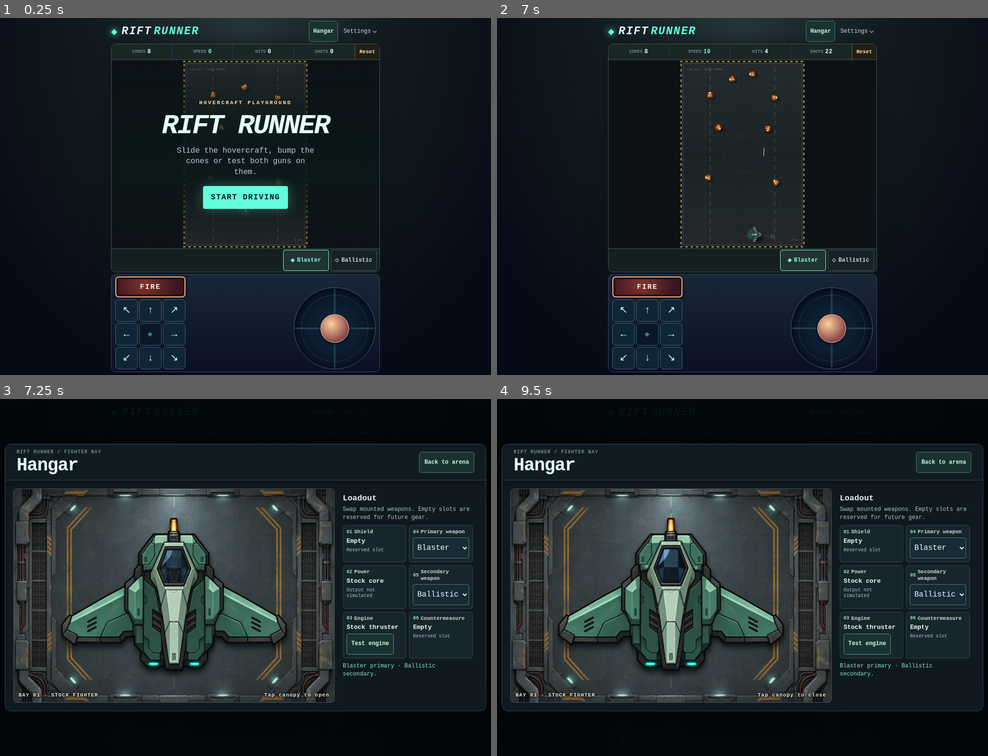
Above: before the commit, frames 1-4 (two rows, left to right).
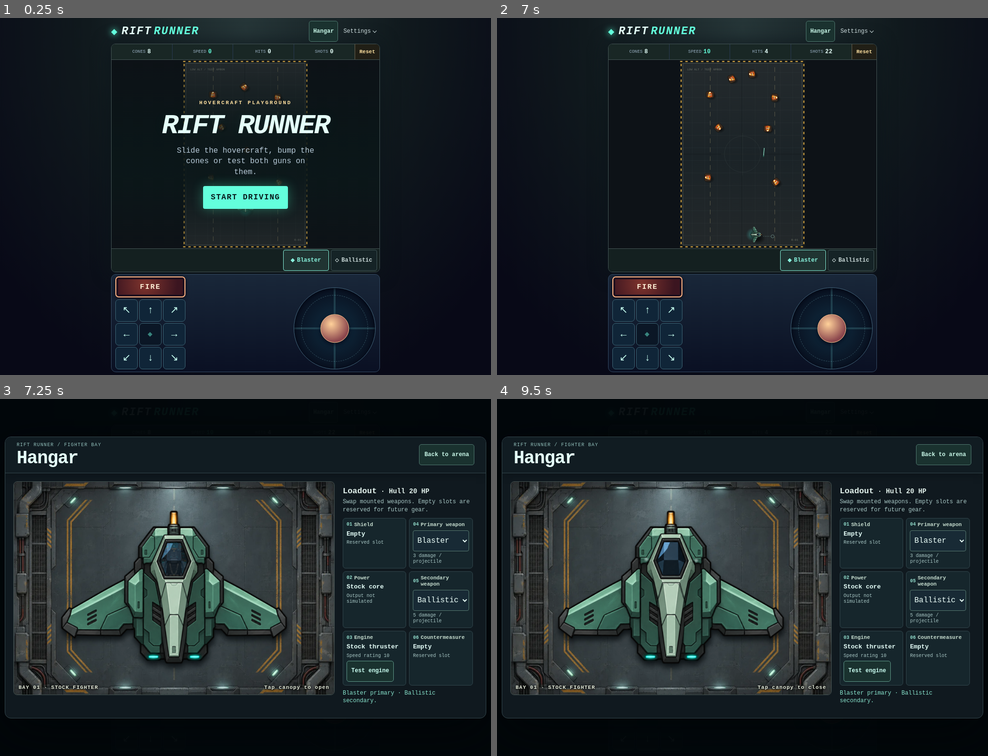
Above: after the commit, the same moments.

Repository: gambizt3-dev/rift-runner
Game: browser game, page index.html
The game is run twice, just before and just after one commit, with the same random seed, the same clock (stepped at 60 frames per second) and the same inputs.
Inputs (mouse positions are in pixels of both pictures, inside the frame that each line leads up to):
- Up to frame 1 (0.25 s): no input
- Up to frame 2 (7 s): click "START DRIVING" at 0.27 s; hold Right 1.03-1.53 s; click (742, 171) at 1.07 s; tap Space every 0.5 s from 1.1 to 6.6 s; hold Down 1.58-1.85 s; click (688, 135) at 1.67 s; hold Left 1.9-2.47 s; click "Ballistic" at 2.02 s; click (796, 125) at 2.27 s; hold Up 2.52-2.82 s; tap D at 2.52 s; click (781, 192) at 2.87 s; hold Right 2.87-3.53 s; click (673, 200) at 3.47 s; hold Up 3.58-3.82 s; hold Left 3.87-4.3 s; click (742, 114) at 4.07 s; hold Down 4.35-4.68 s; click "Blaster" at 4.52 s; click (821, 164) at 4.67 s; hold Right 4.73-5.23 s; click (663, 153) at 5.27 s; hold Down 5.28-5.55 s; hold Left 5.6-6.17 s; click (713, 221) at 5.87 s; hold Up 6.22-6.52 s; click (767, 89) at 6.47 s; hold Right from 6.57 s (still down)
- Up to frame 3 (7.25 s): click "Hangar" at 7.02 s; click (245, 552) at 7.07 s; tap Space at 7.1 s; release Right at 7.23 s
- Up to frame 4 (9.5 s): hold Up 7.28-7.52 s; tap D at 7.52 s; hold Left 7.57-8 s; tap Space every 0.5 s from 7.6 to 9.1 s; click (688, 516) at 7.67 s; hold Down 8.05-8.38 s; click (796, 506) at 8.27 s; hold Right 8.43-8.93 s; click (781, 573) at 8.87 s; hold Down 8.98-9.25 s; hold Left from 9.3 s (still down); click (673, 581) at 9.47 s

Frames 1-2 are identical in both runs. In frame 3, 18% of the frame differs, in the area x 0-100%, y 10-90%; in frame 4, 18%.

Commit message:
Add starter fighter and weapon base stats

Diff:
--- a/game.js
+++ b/game.js
@@ -2,6 +2,7 @@
 (() => {
 const canvas=document.getElementById('game'),hud=document.getElementById('hud'),overlay=document.getElementById('overla …(758 unchanged characters)…
 const hangarDialog=document.getElementById('hangar'),openHangarButton=document.getElementById('open-hangar'),closeHanga …(252 unchanged characters)…
+const fitHullStat=document.getElementById('fit-hull-stat'),fitEngineStat=document.getElementById('fit-engine-stat'),fitPrimaryStat=document.getElementById('fit-primary-stat'),fitSecondaryStat=document.getElementById('fit-secondary-stat');
 const canopyRig=document.getElementById('hangar-canopy-rig'),canopyButton=document.getElementById('hangar-canopy-button'),canopyHint=document.getElementById('canopy-hint'),hangarEngineTest=document.getElementById('hangar-test-engine');
 if(!canvas||!hud||!overlay)return;
 const g=canvas.getContext('2d',{alpha:false});
@@ -21,10 +22,12 @@
 const arenaMusicGain=.10,arenaMusicDuck=.036,arenaLoopLength=10.56,arenaLoopPad=.096;
 if(soundSwitch)soundSwitch.checked=soundOn;
 const audioClock=()=>globalThis.performance?.now?.()??Date.now();
-// Stock fighter: weapons are configurable, other modules are fixed or empty.
+// Sandbox identity and base stats; assigned ratings do not change flight tuning.
+const fighterProfiles={winged:{hullHp:20,engine:'stock-thruster'}};
+const engineProfiles={'stock-thruster':{speedRating:10,topSpeed:222}};
 const guns={
- blaster:{label:'Blaster',kind:'energy',holdRepeat:false,preview:'./blaster-test.mp3',speed:570,recoil:30,kick:.145,push:.286,pushMax:245,normalSpread:0,burstSpread:2.5,muzzle:13,edge:'#32a786',core:'#d4fff1',hit:'#d0fff2',ring:'#99ffe0'},
- ballistic:{label:'Ballistic',kind:'ballistic',holdRepeat:true,preview:'./ballistic-test.mp3',speed:570,recoil:50,kick:.185,push:.422,pushMax:335,normalSpread:1.8,burstSpread:6,muzzle:17,edge:'#f49a31',core:'#fff4b8',hit:'#ffd387',ring:'#ffbc63'}
+ blaster:{label:'Blaster',kind:'energy',damage:3,holdRepeat:false,preview:'./blaster-test.mp3',speed:570,recoil:30,kick:.145,push:.286,pushMax:245,normalSpread:0,burstSpread:2.5,muzzle:13,edge:'#32a786',core:'#d4fff1',hit:'#d0fff2',ring:'#99ffe0'},
+ ballistic:{label:'Ballistic',kind:'ballistic',damage:5,holdRepeat:true,preview:'./ballistic-test.mp3',speed:570,recoil:50,kick:.185,push:.422,pushMax:335,normalSpread:1.8,burstSpread:6,muzzle:17,edge:'#f49a31',core:'#fff4b8',hit:'#ffd387',ring:'#ffbc63'}
 };
 const shotSoundKey='rift-runner.shot-sound.v1',fitKey='rift-runner.fighter-fit.v1';
 function readFighterFit(){
@@ -42,7 +45,9 @@
 const fighterFit=readFighterFit();
 const isMounted=name=>name===fighterFit.primary||name!==null&&name===fighterFit.secondary;
 function preferredWeapon(){try{const key=localStorage.getItem(shotSoundKey);if(isMounted(key))return key;}catch{}return fighterFit.primary;}
-const fighterLoadout=Object.seal({weapon:preferredWeapon(),engine:'stock-thruster',power:'stock-core',shield:null,countermeasure:null,utility:null});
+const stockFighterId='winged';
+const fighterLoadout=Object.seal({fighter:stockFighterId,weapon:preferredWeapon(),engine:fighterProfiles[stockFighterId].engine,power:'stock-core',shield:null,countermeasure:null,utility:null});
+const fittedFighter=()=>fighterProfiles[fighterLoadout.fighter],fittedEngine=()=>engineProfiles[fighterLoadout.engine];
 const mountedGun=()=>guns[fighterLoadout.weapon];
 let shotSoundVersion=0;
 const burstModes=Object.fromEntries(Object.keys(guns).map(name=>[name,false])),burstPattern=[0,-.5,.5,-1,1,0],burstInterval=.055,burstRecovery=.46;
@@ -755,7 +760,9 @@
 function liveFocus(){canvas.focus({preventScroll:true});}
 const coneLayout=[[116,133],[235,104],[362,144],[148,258],[336,262],[245,345],[108,449],[367,467]];
 function resetField(){
- clearInput();aimManuallyPlaced=false;p={x:W/2,y:H*.79,r:17,aim:-Math.PI/2,vx:0,vy:0,speed:222,inv:0,invMass:.32,spin:0,wallFx:0,craft:true};
+ clearInput();aimManuallyPlaced=false;
+ const maxHp=fittedFighter().hullHp;
+ p={x:W/2,y:H*.79,r:17,aim:-Math.PI/2,vx:0,vy:0,speed:fittedEngine().topSpeed,hp:maxHp,maxHp,inv:0,invMass:.32,spin:0,wallFx:0,craft:true};
  cones=coneLayout.map(([x,y],i)=>({id:i+1,x,y,r:15,vx:0,vy:0,angle:(i*.79)%TAU,spin:0,hitGlow:0,wallFx:0,invMass:1}));
  shots=[];sparks=[];rings=[];normalShots.clear();practiceHits=0;practiceShots=0;recoil=0;shake=0;hudKey='';updateHud();
 }
@@ -773,6 +780,10 @@
 function showFighterFit(prefix=''){
  if(fitPrimary)fitPrimary.value=fighterFit.primary;
  if(fitSecondary)fitSecondary.value=fighterFit.secondary??'';
+ if(fitHullStat)fitHullStat.textContent=' · Hull '+fittedFighter().hullHp+' HP';
+ if(fitEngineStat)fitEngineStat.textContent='Speed rating '+fittedEngine().speedRating;
+ if(fitPrimaryStat)fitPrimaryStat.textContent=guns[fighterFit.primary].damage+' damage / projectile';
+ if(fitSecondaryStat)fitSecondaryStat.textContent=fighterFit.secondary?guns[fighterFit.secondary].damage+' damage / projectile':'No weapon fitted';
  if(fitStatus){
   const primary=guns[fighterFit.primary].label,secondary=fighterFit.secondary?guns[fighterFit.secondary].label:'empty';
   fitStatus.textContent=prefix+primary+' primary · '+secondary+' secondary.';
@@ -1150,7 +1161,7 @@
   normalShots.set(weapon,(i+1)%normalPattern.length);
  }
  const a=angle,ux=Math.cos(a),uy=Math.sin(a),x=p.x+Math.cos(heading??p.aim)*(p.r+4),y=p.y+Math.sin(heading??p.aim)*(p.r+4);
- const projectile={x,y,vx:ux*gun.speed,vy:uy*gun.speed,a,weapon};
+ const projectile={x,y,vx:ux*gun.speed,vy:uy*gun.speed,a,weapon,damage:gun.damage};
  shots.push(projectile);
  p.vx-=ux*gun.recoil;p.vy-=uy*gun.recoil;capVelocity(p,255);practiceShots++;updateHud();
  sound('shot');duckArenaMusic();startProjectileVoice(projectile);recoil=gun.kick;kick(gun.kick);burstRing(x,y,gun.muzzle,gun.ring);
--- a/index.html
+++ b/index.html
@@ -16,7 +16,7 @@
 <script src="blaster-sfx.js" defer></script>
 <script src="ballistic-sfx.js?v=13" defer></script>
 <script src="ballistic-burst-echo-sfx.js?v=2" defer></script>
-<script src="game.js?v=33" defer></script>
+<script src="game.js?v=34" defer></script>
 </head>
 <body>
 <main class="cabinet">
@@ -138,13 +138,13 @@
 <figcaption><span>BAY 01 · STOCK FIGHTER</span><span id="canopy-hint">Tap canopy to open</span></figcaption>
 </figure>
 <section class="hangar-loadout" aria-labelledby="loadout-title">
-<div class="loadout-head"><h3 id="loadout-title">Loadout</h3><p id="hangar-note" class="hangar-note">Swap mounted weapons. Empty slots are reserved for future gear.</p></div>
+<div class="loadout-head"><h3 id="loadout-title">Loadout<small id="fit-hull-stat"></small></h3><p id="hangar-note" class="hangar-note">Swap mounted weapons. Empty slots are reserved for future gear.</p></div>
 <div class="hangar-slots">
 <div class="fit-slot"><span class="fit-name"><span aria-hidden="true">01</span> Shield</span><strong>Empty</strong><small>Reserved slot</small></div>
-<div class="fit-slot"><label class="fit-name" for="fit-primary"><span aria-hidden="true">04</span> Primary weapon</label><select id="fit-primary"><option value="blaster">Blaster</option><option value="ballistic">Ballistic</option></select></div>
+<div class="fit-slot"><label class="fit-name" for="fit-primary"><span aria-hidden="true">04</span> Primary weapon</label><select id="fit-primary" aria-describedby="fit-primary-stat"><option value="blaster">Blaster</option><option value="ballistic">Ballistic</option></select><small id="fit-primary-stat"></small></div>
 <div class="fit-slot"><span class="fit-name"><span aria-hidden="true">02</span> Power</span><strong>Stock core</strong><small>Output not simulated</small></div>
-<div class="fit-slot"><label class="fit-name" for="fit-secondary"><span aria-hidden="true">05</span> Secondary weapon</label><select id="fit-secondary"><option value="">None</option><option value="blaster">Blaster</option><option value="ballistic" selected>Ballistic</option></select></div>
-<div class="fit-slot"><span class="fit-name"><span aria-hidden="true">03</span> Engine</span><strong>Stock thruster</strong><button id="hangar-test-engine" class="ha …(214 unchanged characters)…
+<div class="fit-slot"><label class="fit-name" for="fit-secondary"><span aria-hidden="true">05</span> Secondary weapon</label><select id="fit-secondary" aria-describedby="fit-secondary-stat"><option value="">None</option><option value="blaster">Blaster</option><option value="ballistic" selected>Ballistic</option></select><small id="fit-secondary-stat"></small></div>
+<div class="fit-slot"><span class="fit-name"><span aria-hidden="true">03</span> Engine</span><strong>Stock thruster</strong><small id="fit-engine-stat"></small><button id="hangar-test-engine" class="ha …(214 unchanged characters)…
 <div class="fit-slot"><span class="fit-name"><span aria-hidden="true">06</span> Countermeasure</span><strong>Empty</strong><small>Reserved slot</small></div>
 </div>
 <p id="fit-status" class="fit-status" role="status" aria-live="polite">Optional mounts can be left empty.</p>
--- a/tests/ballistic.test.cjs
+++ b/tests/ballistic.test.cjs
@@ -20,7 +20,7 @@
  const played=[],flightNotes=[],fallbackNotes=[],native=[],decodes=[],resumes=[],echoes=[],musicVoices=[],musicFetches= …(253 unchanged characters)…
  const elem=()=>({handlers:{},dataset:{},attrs:{},hidden:false,value:'',checked:true,setAttribute(k,v){this.attrs[k]=v; …(360 unchanged characters)…
  const draw=new Proxy({rotate(angle){rotation=angle;},translate(x,y){translation=[x,y];},drawImage(asset,...bounds){spriteFrames.push({asset,bounds,rotation,translation});},createRadialGradient:()=>({addColorStop(){}}),createLinearGradient:()=>({addColorStop(){}})},{get:(a,k)=>k in a?a[k]:()=>{}});
- const el=Object.fromEntries(['game','hud','overlay','sound- …(263 unchanged characters)… it-primary','fit-secondary','fit-status'].map(k=>[k,elem()]));
+ const el=Object.fromEntries(['game','hud','overlay','sound- …(263 unchanged characters)… it-primary','fit-secondary','fit-status','fit-hull-stat','fit-engine-stat','fit-primary-stat','fit-secondary-stat'].map(k=>[k,elem()]));
  el.game.getContext=()=>draw;
  Object.assign(el.hangar,{open:false,showModal(){this.open=true;},close(){if(this.open){this.open=false;this.handlers.close?.();}}});
  el['hangar-canopy-rig'].dataset.canopy='closed';
--- /dev/null
+++ b/tests/base-stats.test.cjs
@@ -0,0 +1,45 @@
+'use strict';
+const assert=require('node:assert/strict'),fs=require('node:fs'),path=require('node:path');
+const {setup,tick}=require('./ballistic.test.cjs');
+const dist=['../dist','..'].map(p=>path.join(__dirname,p)).find(p=>fs.existsSync(path.join(p,'index.html')));
+const html=fs.readFileSync(path.join(dist,'index.html'),'utf8');
+assert.match(html,/<span aria-hidden="true">01<\/span> Shield<\/span><strong>Empty<\/strong>/,'shield slot is empty');
+assert.match(html,/id="fit-primary" aria-describedby="fit-primary-stat"/);
+assert.match(html,/id="fit-secondary" aria-describedby="fit-secondary-stat"/);
+const text=(q,id)=>q.el[id].textContent;
+const choose=(q,weapon)=>q.click('gun-'+weapon,{detail:1,pointerType:'touch',pointerId:20});
+(async()=>{
+ const q=setup();
+ assert.equal(q.inspect().p.hp,20);assert.equal(q.inspect().p.maxHp,20);
+ assert.equal(q.inspect().fighterLoadout.shield,null);assert.equal(q.inspect().fighterLoadout.fighter,'winged');
+ assert.equal(q.inspect().fighterLoadout.engine,'stock-thruster');assert.equal(q.inspect().p.speed,222);
+ assert.match(text(q,'fit-hull-stat'),/Hull 20 HP/);assert.equal(text(q,'fit-engine-stat'),'Speed rating 10');
+ assert.equal(text(q,'fit-primary-stat'),'3 damage / projectile');
+ assert.equal(text(q,'fit-secondary-stat'),'5 damage / projectile');
+ q.click('open-hangar');q.fit('primary','ballistic');
+ assert.equal(text(q,'fit-primary-stat'),'5 damage / projectile');assert.equal(text(q,'fit-secondary-stat'),'3 damage / projectile');
+ q.fit('secondary','');assert.equal(text(q,'fit-secondary-stat'),'No weapon fitted');q.click('close-hangar');
+ q.open('start');await tick();assert.equal(q.inspect().p.hp,20);
+ const {p,cones}=q.inspect();
+ assert.equal(cones.length,8);assert.ok(cones.every(c=>!Object.hasOwn(c,'hp')&&!Object.hasOwn(c,'maxHp')));
+ cones.splice(0);Object.assign(p,{x:100,y:360});q.key('keydown','KeyD');q.step(24);
+ assert.equal(p.vx,222,'rating 10 drives exactly V33 sustained thrust target');
+ q.key('keyup','KeyD');p.hp=7;assert.equal(p.hp,7);q.reset();
+ assert.equal(q.inspect().p.hp,20);assert.equal(q.inspect().p.maxHp,20);
+ assert.equal(q.inspect().p.r,17);assert.equal(q.inspect().fighterLoadout.shield,null);
+ for(const [weapon,damage,recoil] of [['blaster',3,30],['ballistic',5,50]]){
+  const normal=setup({saved:weapon});normal.open('start');await tick();normal.inspect().cones.splice(0);
+  normal.click('fire-button');
+  assert.equal(normal.inspect().shots[0].damage,damage);assert.equal(normal.inspect().shots[0].weapon,weapon);
+  assert.ok(Math.abs(Math.hypot(normal.inspect().p.vx,normal.inspect().p.vy)-recoil)<1e-9,'old recoil retained');
+  normal.change(weapon==='blaster'?'ballistic':'blaster');
+  assert.equal(normal.inspect().shots[0].damage,damage,'in-flight damage does not follow weapon selection');
+  const burst=setup({saved:weapon});burst.open('start');await tick();burst.inspect().cones.splice(0);
+  choose(burst,weapon);burst.step(7);choose(burst,weapon);burst.pointer('pointerdown');burst.pointer('pointerup');burst.step(20);
+  assert.equal(burst.inspect().practiceShots,6);
+  assert.equal(burst.inspect().shots.length,6);
+  assert.ok(burst.inspect().shots.every(s=>s.damage===damage&&s.weapon===weapon));
+  assert.equal(burst.inspect().p.hp,20);
+ }
+ console.log('PASS 20 hull HP on spawn and reset, no shield, rating 10 at unchanged 222 thrust speed, live mounted stats, exact stored 3/5 damage for every Normal and Burst projectile, no cone HP.');
+})().catch(error=>{console.error(error);process.exitCode=1;});
